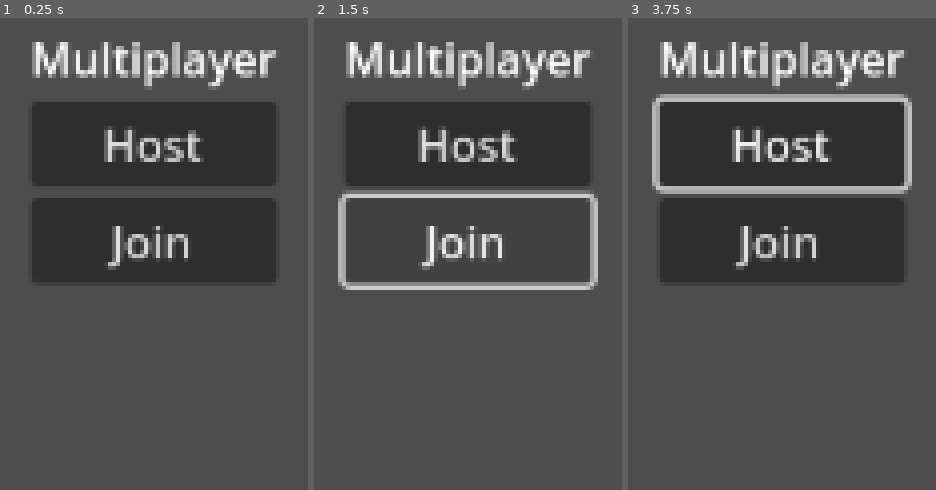
Above: before the commit, frames 1-3 (left to right).
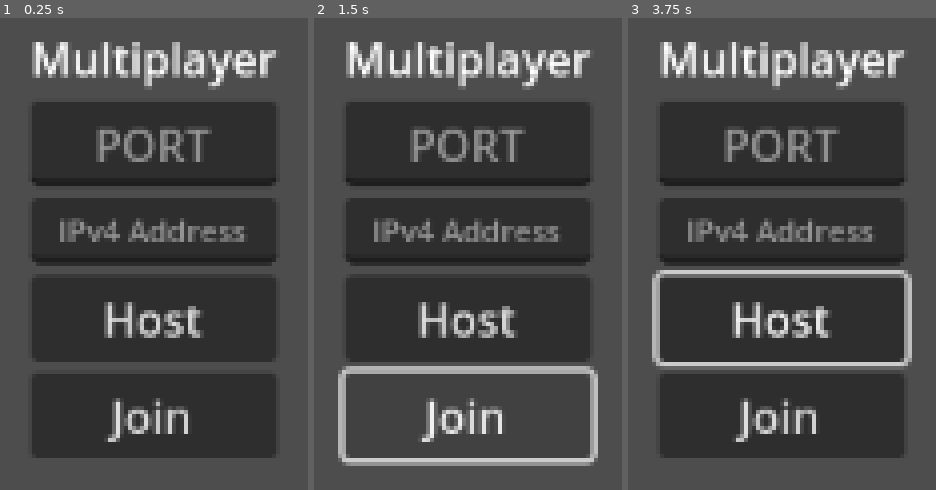
Above: after the commit, the same moments.

Repository: BuddyTynes/Zoomer-Battle
Game: Godot game, scene res://scenes/main.tscn
Same seed, same stepped clock (60 frames per second), same inputs: the game is played once before the commit and once after it.
Inputs (mouse positions are in pixels of both pictures, inside the frame that each line leads up to):
- Up to frame 1 (0.25 s): no input
- Up to frame 2 (1.5 s): click "Host" at 0.5 s; click "Join" at 1.25 s
- Up to frame 3 (3.75 s): move the mouse to (outside the picture) at 2.02 s; hold D (Steer Right) 2.03-2.78 s; hold Shift (activate_jet) 2.03-2.78 s; tap E (fire_guns) at 2.3, 2.85 s; move the mouse to (outside the picture) at 2.77 s; hold S (Brakes) 2.78-3.53 s; tap Shift (activate_jet) at 3.05 s; move the mouse to (outside the picture) at 3.52 s; hold D (Steer Right) from 3.53 s (still down); hold E (fire_guns) from 3.53 s (still down); tap W (Throttle) at 3.6 s

The runs differ from the first frame. In frame 1, 31% of the frame differs, in the area x 10-90%, y 22-94%; in frame 2, 24%; in frame 3, 37%, in the area x 7-93%, y 16-94%.

Commit message:
Host and Join QOL Updates

Diff:
--- a/scenes/main.tscn
+++ b/scenes/main.tscn
@@ -24,6 +24,17 @@
 layout_mode = 2
 text = "Multiplayer"
 
+[node name="Port" type="LineEdit" parent="UI/Start/VBoxContainer"]
+layout_mode = 2
+placeholder_text = "PORT"
+alignment = 1
+
+[node name="IP" type="LineEdit" parent="UI/Start/VBoxContainer"]
+layout_mode = 2
+theme_override_font_sizes/font_size = 11
+placeholder_text = "IPv4 Address"
+alignment = 1
+
 [node name="Host" type="Button" parent="UI/Start/VBoxContainer"]
 layout_mode = 2
 text = "Host"
--- a/scripts/main.gd
+++ b/scripts/main.gd
@@ -1,6 +1,9 @@
 extends Node3D
 
 @onready var start: Control = $UI/Start
+@onready var game_state = preload("res://scripts/resources/game-state.tres")
+@onready var port = $UI/Start/VBoxContainer/Port
+@onready var ip = $UI/Start/VBoxContainer/IP
 
 var peer = ENetMultiplayerPeer.new()
 var level = preload("res://scenes/levels/level1.tscn")
@@ -9,6 +12,7 @@
 var vehicle_rigid_body : Vehicle
 var car_controller : VehicleController # assigned in add_level()
 
+
 func _ready() -> void:
 	# Set up multiplayer authority
 	multiplayer.connected_to_server.connect(_on_connected_to_server)
@@ -16,7 +20,8 @@
 	multiplayer.server_disconnected.connect(_on_server_disconnected)
 
 func _on_host_pressed() -> void:
-	var error = peer.create_server(42069, 9)
+	var port = int(port.text)
+	var error = peer.create_server(port, 9)
 	if !error:
 		start.hide()
 		multiplayer.multiplayer_peer = peer
@@ -35,8 +40,8 @@
 		print("Failed to create server: ", error)
 
 func _on_join_pressed() -> void:
-	#var error = peer.create_client("99.108.174.198", 42069)
-	var error = peer.create_client("localhost", 42069)
+	var port = int(port.text)
+	var error = peer.create_client(ip.text, port)
 	if !error:
 		multiplayer.multiplayer_peer = peer
 		start.hide()
@@ -67,8 +72,6 @@
 #  SSS   EEEE  R   R    V    EEEE  R   R
 
 
-
-
 func add_level() -> void:
 	level_instance = level.instantiate()
 	add_child(level_instance)
@@ -76,7 +79,6 @@
 	car_controller = level_instance.get_child(0)
 	vehicle_rigid_body = car_controller.get_child(0)
 	vehicle_rigid_body.name = str(multiplayer.get_unique_id())
-
 
 
 @rpc("any_peer", "reliable")
@@ -90,6 +92,8 @@
 			if child.name == str(pid):
 				print("Player with ID " + str(pid) + " already exists.")
 				return
+	if multiplayer.is_server():
+		game_state.add_player(str(pid), 500, 100)
 	# add the car
 	var car_instance = car.instantiate()
 	car_instance.set_multiplayer_authority(pid)
@@ -145,7 +149,6 @@
 @rpc("any_peer", "unreliable")
 func sync_bullet(pid):
 	if get_child(1).get_child(0).has_node(str(pid)):
-		print("Client: " + str(pid) + " Shooting guns")
 		var gun_mod = get_child(1).get_child(0).get_node(str(pid)).get_node("gun-mod")
 		gun_mod.shoot_guns()
 
@@ -157,7 +160,6 @@
 			rpc_id(existing_pid, "sync_thrusters", multiplayer.get_unique_id(), emit)
 @rpc("any_peer", "unreliable")
 func sync_thrusters(pid, emit):
-	print('Emitting')
 	if get_child(1).get_child(0).has_node(str(pid)):
 		var jet_mod = get_child(1).get_child(0).get_node(str(pid)).get_node("JetMod")
 		if emit:
@@ -169,14 +171,11 @@
 
 
 func hit_body(hit_body_name):
-	for existing_pid in multiplayer.get_peers():
-		if multiplayer.get_unique_id() != existing_pid:
-			# This should be a call to update game info instead.
-			# something like update_game() that will push out updates to all clients
-			rpc_id(existing_pid, "on_hit", multiplayer.get_unique_id(), hit_body_name)
+	rpc_id(1, "player_hit", hit_body_name)
 @rpc("any_peer", "unreliable")
-func on_hit(pid, hit_body_name):
+func player_hit(pid, hit_body_name):
 	print("This -> " + hit_body_name + " is getting hit by: " + str(pid))
+	print(game_state)
 
 
 
--- a/scripts/player/bullet.gd
+++ b/scripts/player/bullet.gd
@@ -9,7 +9,6 @@
 func _ready() -> void:
 	await get_tree().create_timer(3.0).timeout
 	queue_free()
-	print("This bullet is real.")
 
 func set_pid(pid) -> void:
 	PID = pid
@@ -20,14 +19,7 @@
 
 func _on_area_3d_body_entered(body: Node3D) -> void:
 	pass
-	#var isPeer = false
-	#var peers = multiplayer.get_peers()
-	#
-	#for peer in peers:
-		#if str(peer) == body.name:
-			#isPeer = true
-			#
-	#if str(PID) != body.name and isPeer:
+	#if str(multiplayer.get_unique_id()) == str(PID):
 		#var main = get_tree().root.get_child(0)
 		#main.hit_body(body.name)
 		#queue_free()
--- a/scripts/player/gun_mod.gd
+++ b/scripts/player/gun_mod.gd
@@ -43,7 +43,6 @@
 	bullet.transform.basis = gun_pos.global_transform.basis
 	bullet.linear_velocity = gun_pos.global_transform.basis.z * BULLET_SPEED
 	bullet.set_pid(pid) # check which PID bullet is fired from
-	print("Bullet spawn position: ", bullet.transform.origin)
 	main.get_child(1).add_child(bullet)
 
 func _add_mod_on_clients():
--- a/scripts/player/jet_mod.gd
+++ b/scripts/player/jet_mod.gd
@@ -35,7 +35,6 @@
 	vehicle.apply_central_force(right_thrust_vector)
 
 func emit_thrusters():
-	print("In the Emit THrusters on jet mod!!!")
 	left_jet.emitting = true
 	right_jet.emitting = true
 	is_thrust_active = true
--- /dev/null
+++ b/scripts/resources/game-state.gd
@@ -0,0 +1,45 @@
+extends Resource
+class_name GameStateResource
+# Dictionary to store players and their stats
+var players := {}
+
+# Add a new player to the list
+func add_player(player_id: String, health: int, defense: int) -> void:
+	if not players.has(player_id):
+		players[player_id] = {
+			"health": health,
+			"defense": defense
+		}
+		print("Player", player_id, "added with Health:", health, "and Defense:", defense)
+	else:
+		print("Player", player_id, "already exists!")
+
+# Update a player's stats
+func update_player(player_id: String, health: int, defense: int) -> void:
+	if players.has(player_id):
+		players[player_id]["health"] = health
+		players[player_id]["defense"] = defense
+		print("Player", player_id, "updated to Health:", health, "and Defense:", defense)
+	else:
+		print("Player", player_id, "not found!")
+
+# Remove a player
+func remove_player(player_id: String) -> void:
+	if players.has(player_id):
+		players.erase(player_id)
+		print("Player", player_id, "removed.")
+	else:
+		print("Player", player_id, "not found!")
+
+# Get a player's stats
+func get_player(player_id: String) -> Dictionary:
+	if players.has(player_id):
+		return players[player_id]
+	else:
+		print("Player", player_id, "not found!")
+		return {}
+
+# Reset all players
+func reset_players() -> void:
+	players.clear()
+	print("All players have been reset!")
--- /dev/null
+++ b/scripts/resources/game-state.tres
@@ -0,0 +1,6 @@
+[gd_resource type="Resource" script_class="GameStateResource" load_steps=2 format=3 uid="uid://di00eldm1mluo"]
+
+[ext_resource type="Script" path="res://scripts/resources/game-state.gd" id="1_2o4yy"]
+
+[resource]
+script = ExtResource("1_2o4yy")
